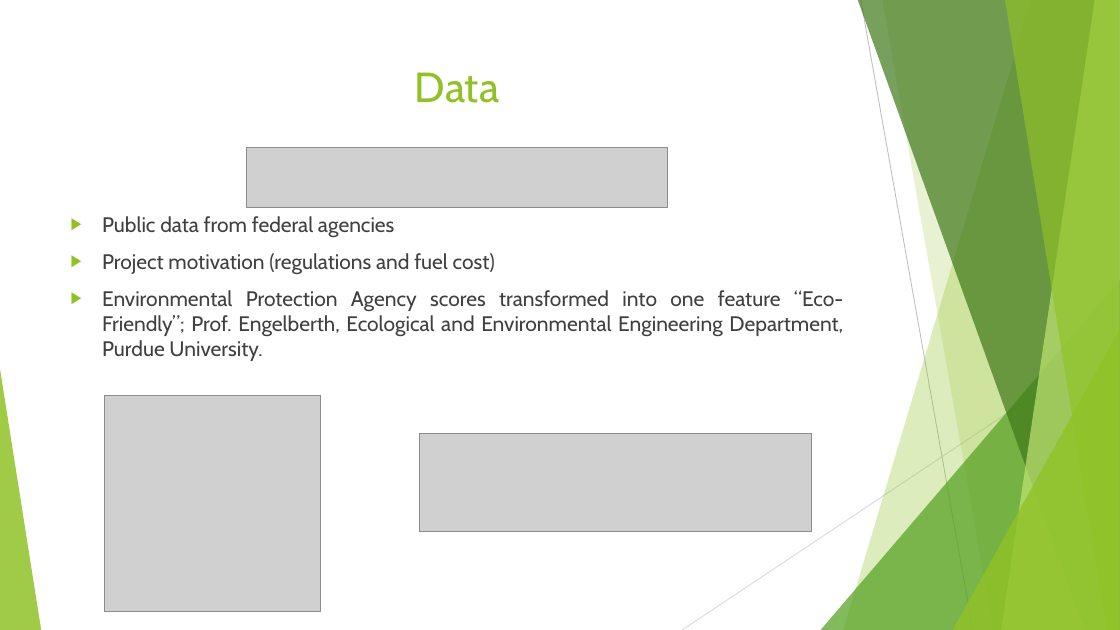
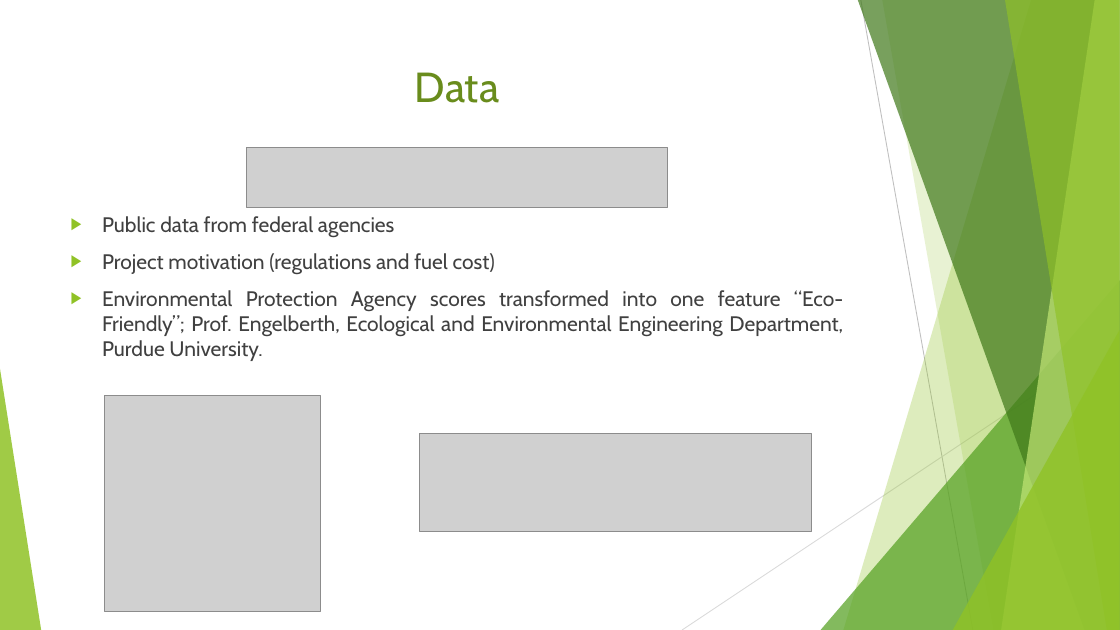
Before and after one commit to lin882/WL_Warriors, a slide deck: slide 3 of Presentation Final - everyone should check this.pptx. Drawn at 1120x630 pixels with LibreOffice and Linux fonts; fonts in the diff are those of the drawing; grey boxes stand for pictures. Boxes give left, top, right and bottom in pixels: in the first picture for what was removed or moved away, otherwise in the second. Text is boxed around its words. In the diff, an @@ line names an element or a change of style, - is before the commit and + after.

```diff
--- a/Presentation Final - everyone should check this.pptx
+++ b/Presentation Final - everyone should check this.pptx
@@ title "Data" at [415, 72, 499, 103]: text colour #90C226 to #698C1C @@
```
Also in this commit, not shown: 6 other slides changed.
